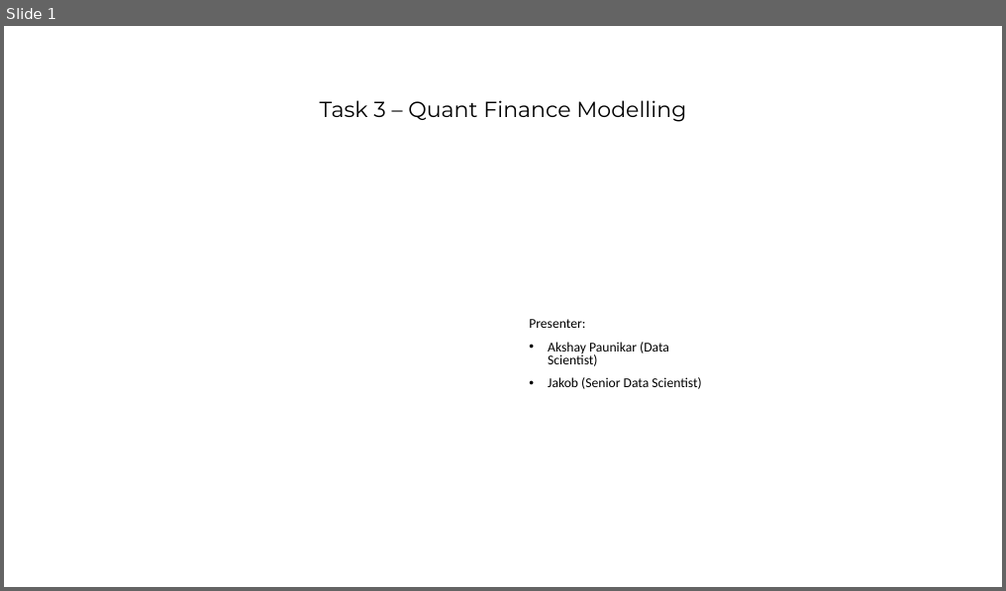
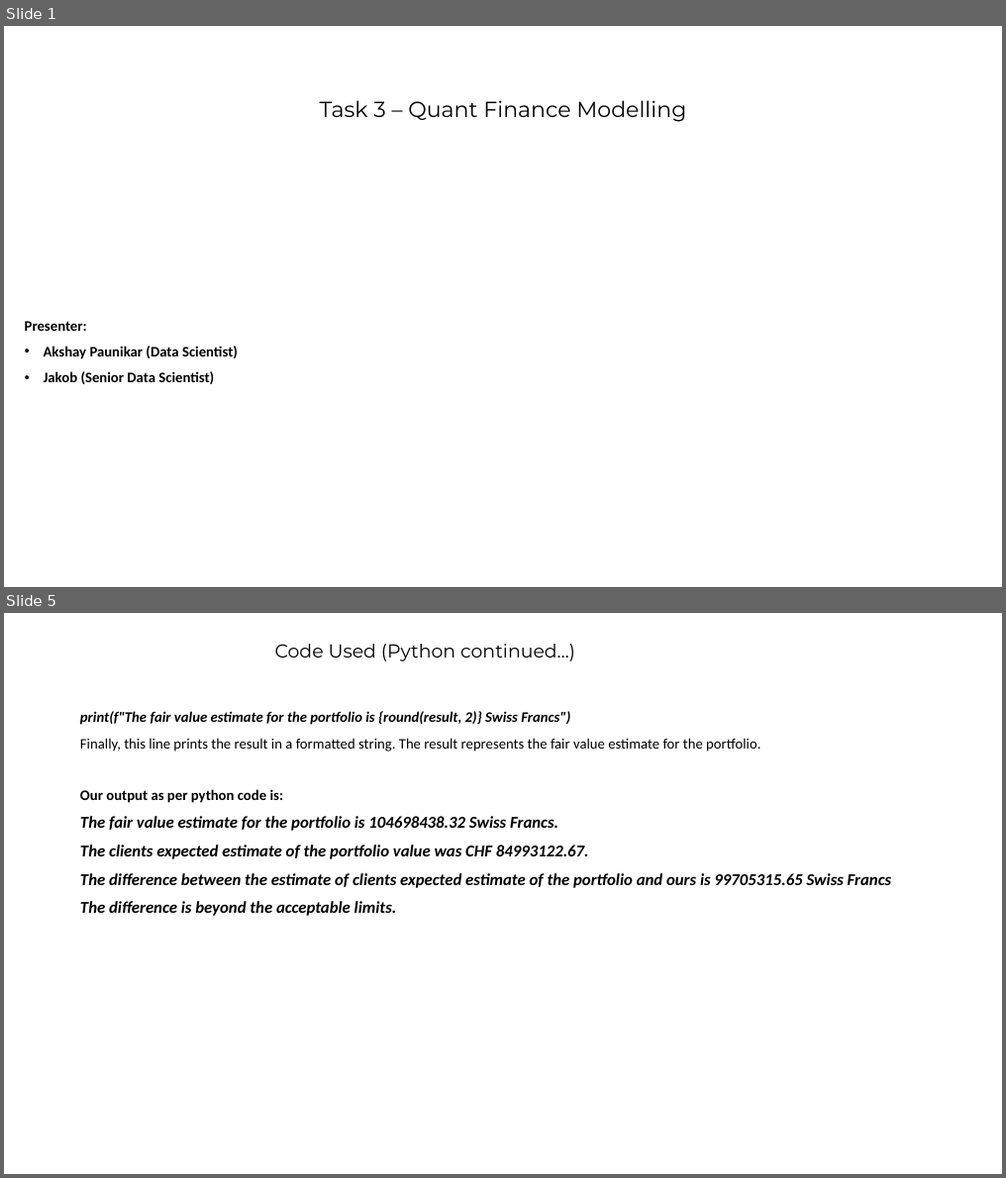
Before and after one commit to Akshay-Paunikar/Forage_Virtual_Internship_Program, a slide deck: PWC - Digital Intelligence/Task 3 - Quant Finance Modelling/Task_3_Quant_Finance_Modelling.pptx. Shown one above the other, each under a label of ours: slide 1 before the commit, slides 1 and 5 after it; the slides between them are not shown. The pictures are 1006x591 and 1006x1178 pixels, drawn with LibreOffice and Linux fonts; fonts in the diff are those of the drawing; background and template pictures are left out. Boxes give left, top, right and bottom in pixels: in the first picture for what was removed or moved away, otherwise in the second. Text is boxed around its words. In the diff, an @@ line names an element or a change of style, - is before the commit and + after.

```diff
--- a/PWC - Digital Intelligence/Task 3 - Quant Finance Modelling/Task_3_Quant_Finance_Modelling.pptx
+++ b/PWC - Digital Intelligence/Task 3 - Quant Finance Modelling/Task_3_Quant_Finance_Modelling.pptx
@@ slide 5 added at (4,613,1002,1174), background #FFFFFF @@
@@ title added at (275,644,575,662), 18 pt, text #000000 @@
+Code Used (Python continued…)
@@ text added at (80,711,892,916), 16 pt, text #000000, bold, italic @@
+print(f"The fair value estimate for the portfolio is {round(result, 2)} Swiss Francs")
+Finally, this line prints the result in a formatted string. The result represents the fair value estimate for the portfolio.
+Our output as per python code is:
+The fair value estimate for the portfolio is 104698438.32 Swiss Francs.
+The clients expected estimate of the portfolio value was CHF 84993122.67.
+The difference between the estimate of clients expected estimate of the portfolio and ours is 99705315.65 Swiss Francs
+The difference is beyond the acceptable limits.
@@ slide 1 changed as well @@
@@ text "Presenter:": place and size @@
-text "Presenter:" at (529,319,701,389)
+text "Presenter:" at (25,321,238,384)
@@ text "Presenter:" at (25,321,238,384): size 12.9 to 14 pt, bold on; line spacing 0.8 to 0.9 @@
```
Also in this commit, not shown: 3 other slides added, 2 other files.
